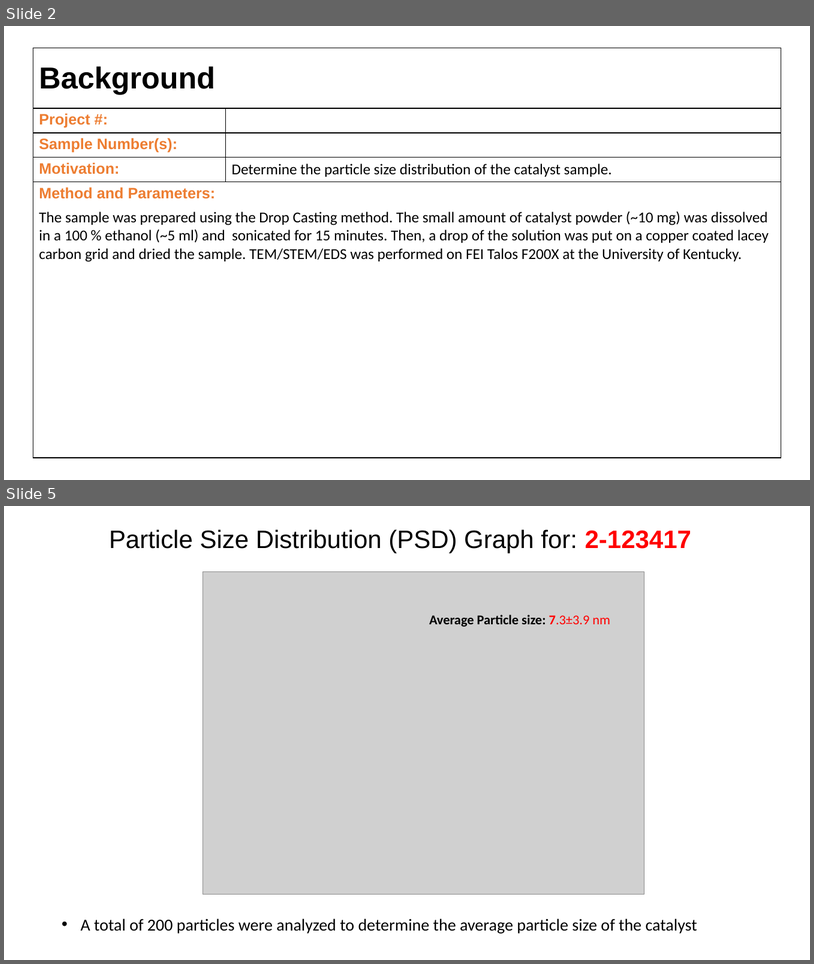
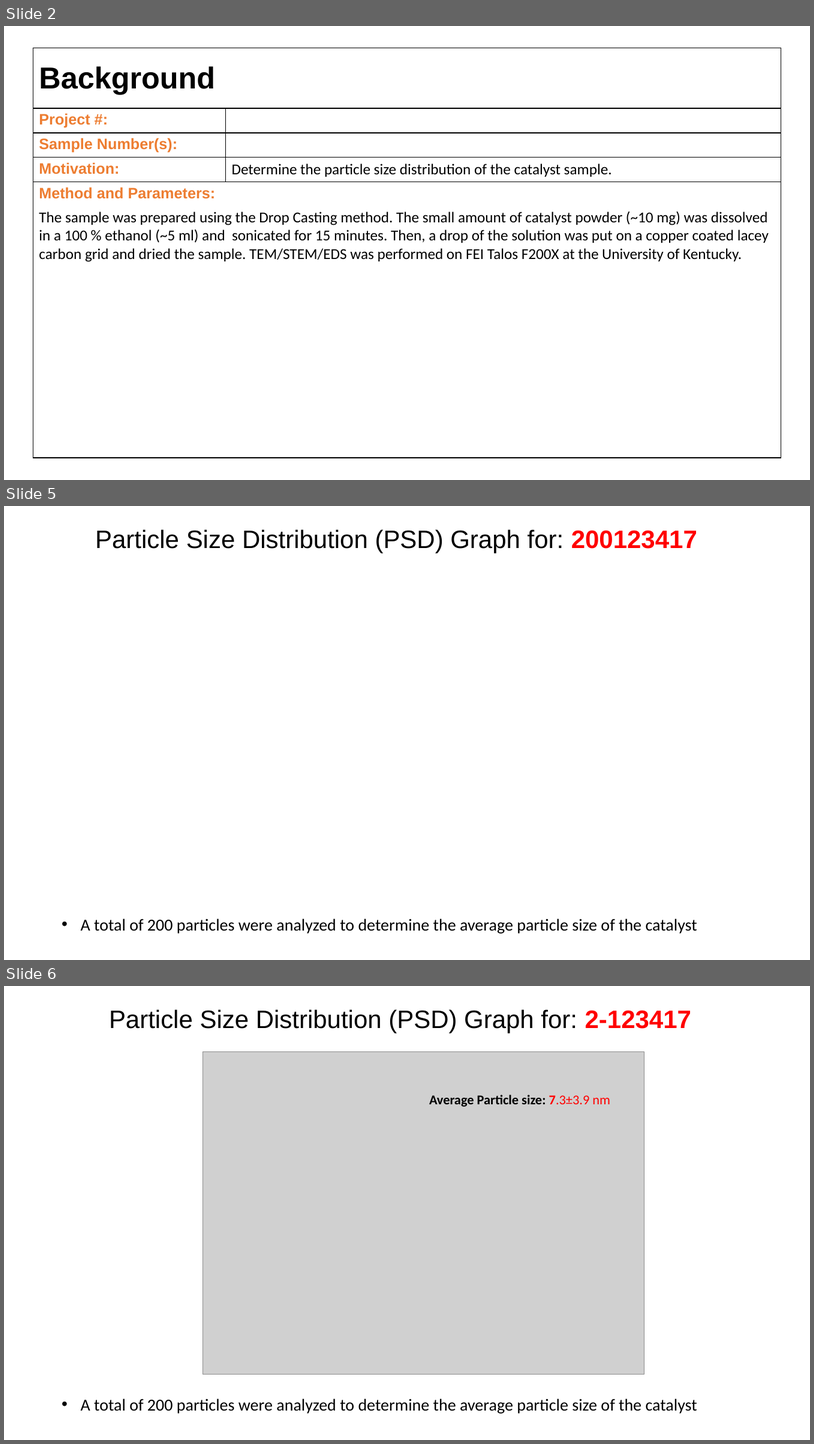
Before and after one commit to cvrl10/mini_project, a slide deck: report_template.pptx. Shown one above the other, each under a label of ours: slides 2 and 5 before the commit, slides 2, 5 and 6 after it; the slides between them are not shown. The pictures are 814x964 and 814x1444 pixels, drawn with LibreOffice and Linux fonts; fonts in the diff are those of the drawing; grey boxes stand for pictures. Boxes give left, top, right and bottom in pixels: in the first picture for what was removed or moved away, otherwise in the second. Text is boxed around its words. In the diff, an @@ line names an element or a change of style, - is before the commit and + after.

Commit message:
added text to the textboxes of chart slide

```diff
--- a/report_template.pptx
+++ b/report_template.pptx
@@ slide 5 added at <box>4,506,810,960</box>, background #FFFFFF @@
@@ title added at <box>95,529,698,553</box>, 30 pt, text #000000 @@
+Particle Size Distribution (PSD) Graph for: 200123417
@@ text added at <box>81,918,698,933</box>, 20 pt, text #000000 @@
+• A total of 200 particles were analyzed to determine the average particle size of the catalyst
@@ what was slide 5 is now slide 6 @@
```
Also in this commit, not shown: 1 slide changed, 1 other slide added, 1 slide removed, 8 other files.
